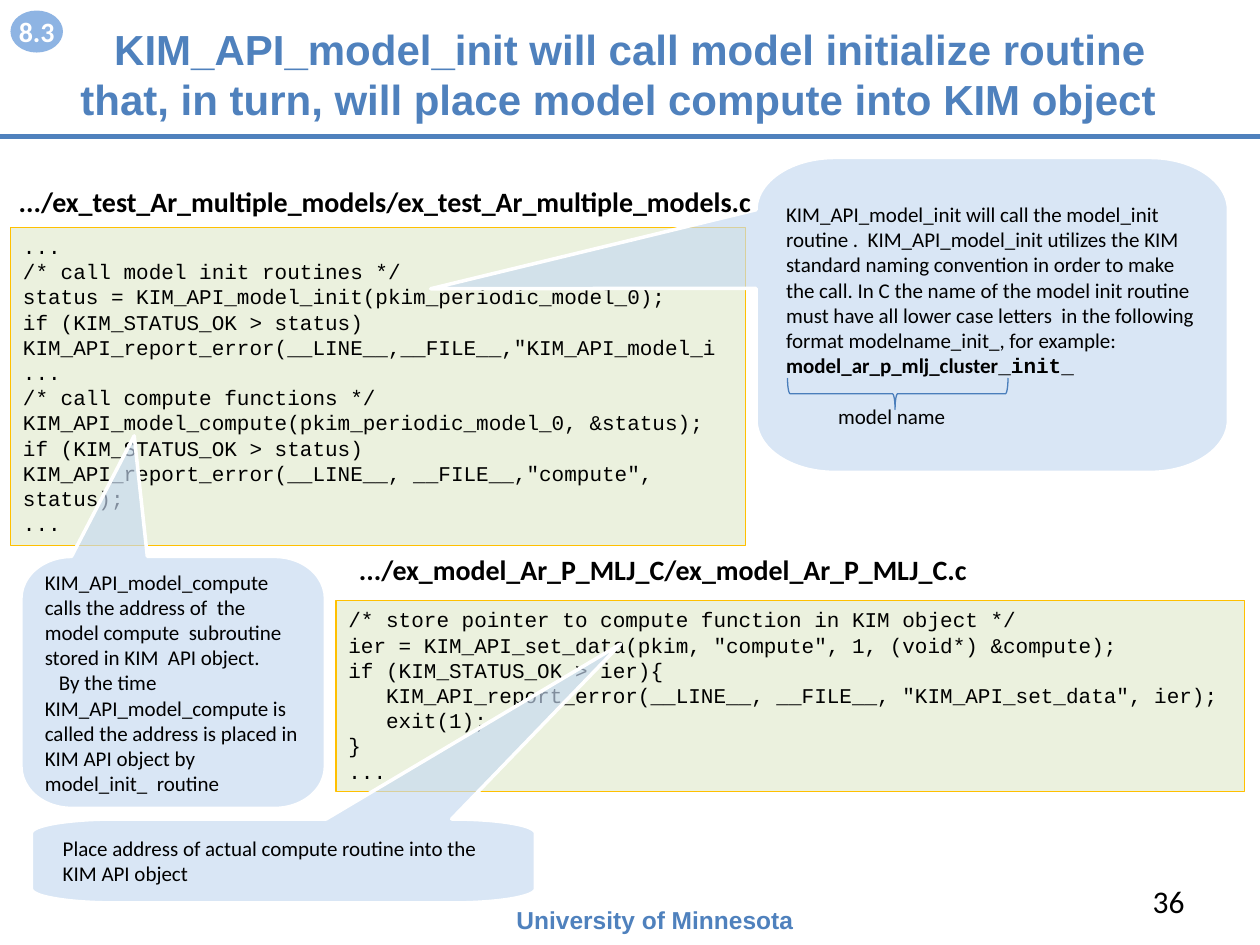
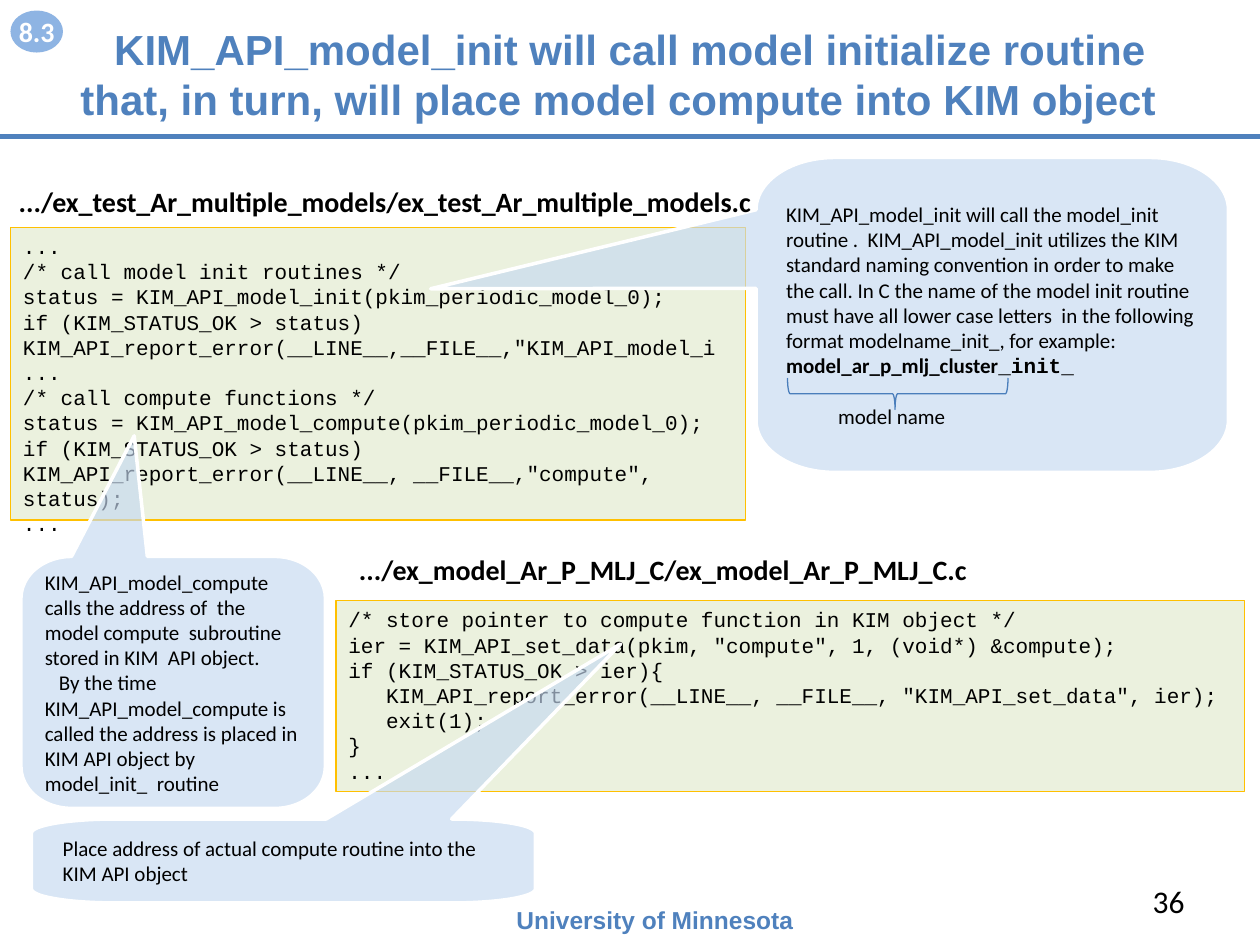
Before and after one commit to openkim/kim-api, a slide deck: slide 36 of DOCs/openkim-api-introduction.pptx. Drawn at 1260x945 pixels with LibreOffice and Linux fonts; fonts in the diff are those of the drawing. Boxes give left, top, right and bottom in pixels: in the first picture for what was removed or moved away, otherwise in the second. Text is boxed around its words. In the diff, an @@ line names an element or a change of style, - is before the commit and + after.

```diff
--- a/DOCs/openkim-api-introduction.pptx
+++ b/DOCs/openkim-api-introduction.pptx
@@ rectangle "...": place and size @@
-rectangle "..." at [10,227,745,544]
+rectangle "..." at [10,227,745,519]
@@ text in rectangle at [23,415,703,435]: text changed @@
-KIM_API_model_compute(pkim_periodic_model_0, &status);
+status = KIM_API_model_compute(pkim_periodic_model_0);
```
Also in this commit, not shown: 8 other slides changed, 1 other file.
